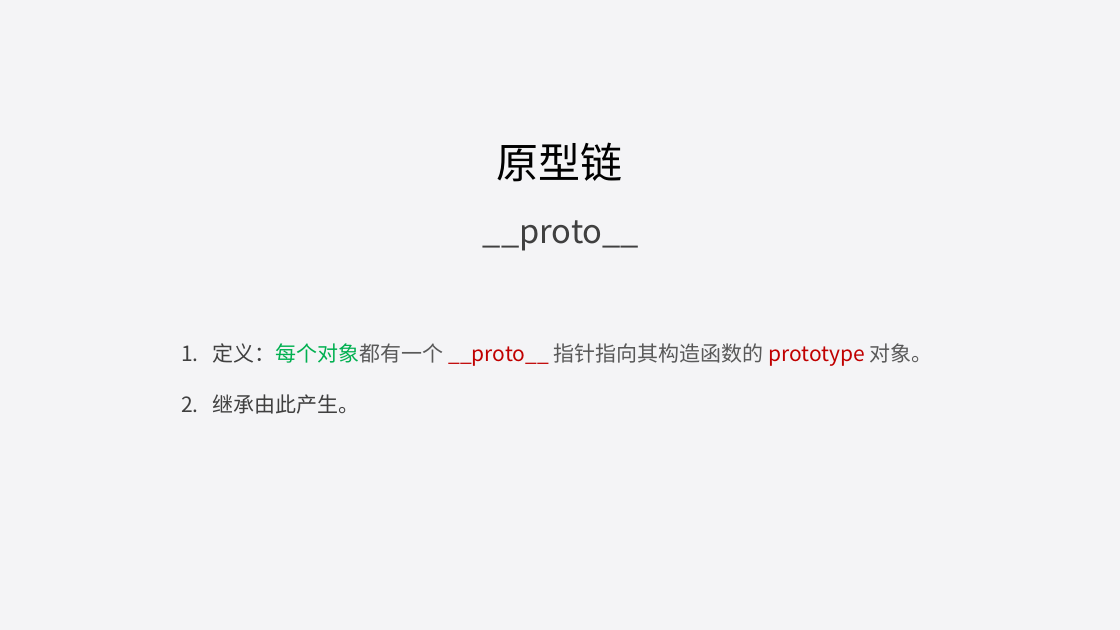
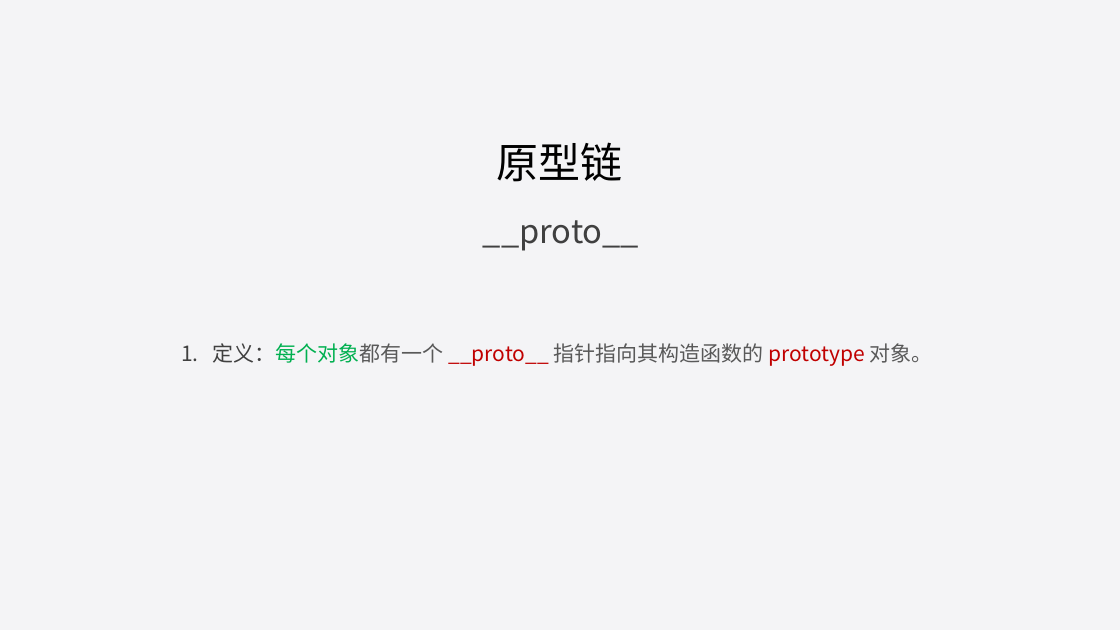
Before and after one commit to liuweiGL/share, a slide deck: slide 22 of ppt/JavaScript基础一.pptx. Drawn at 1120x630 pixels with LibreOffice and Linux fonts; fonts in the diff are those of the drawing. Boxes give left, top, right and bottom in pixels: in the first picture for what was removed or moved away, otherwise in the second. Text is boxed around its words. In the diff, an @@ line names an element or a change of style, - is before the commit and + after.

```diff
--- a/ppt/JavaScript基础一.pptx
+++ b/ppt/JavaScript基础一.pptx
@@ text at box(213, 394, 360, 414): paragraph removed @@
-2. 继承由此产生。
```
Also in this commit, not shown: 1 other slide changed.
